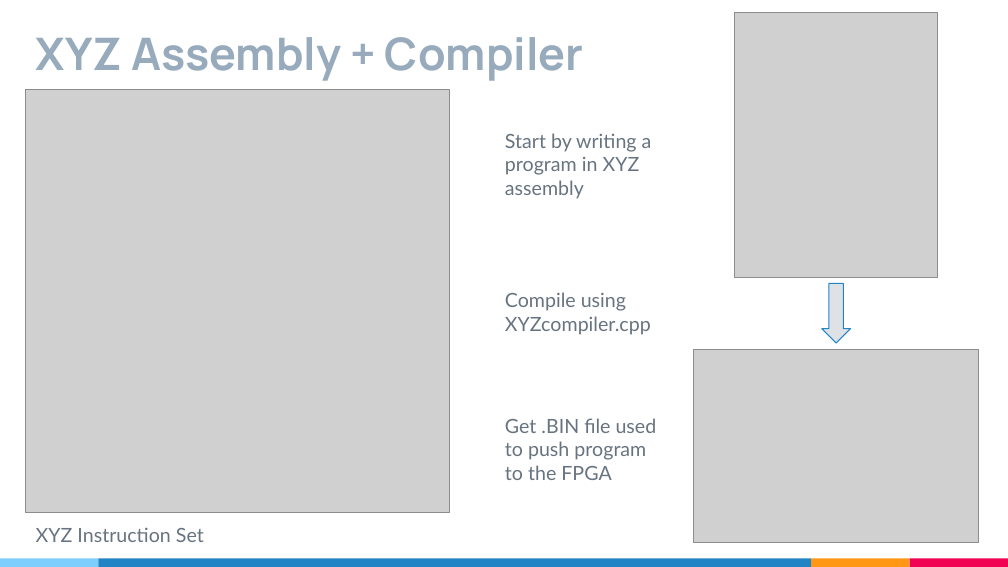
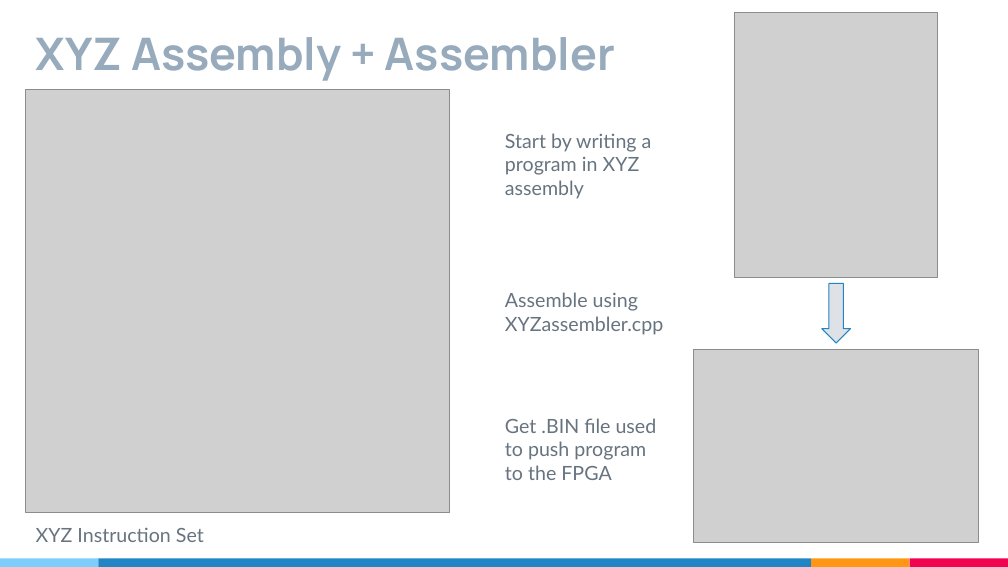
Before and after one commit to mwae-bu/EC311-XYZ-Final_Project, a slide deck: slide 8 of EC311 XYZ Final Project Presentation.pptx. Drawn at 1008x567 pixels with LibreOffice and Linux fonts; fonts in the diff are those of the drawing; grey boxes stand for pictures. Boxes give left, top, right and bottom in pixels: in the first picture for what was removed or moved away, otherwise in the second. Text is boxed around its words. In the diff, an @@ line names an element or a change of style, - is before the commit and + after.

```diff
--- a/EC311 XYZ Final Project Presentation.pptx
+++ b/EC311 XYZ Final Project Presentation.pptx
@@ title at <box>36,37,615,81</box>: text changed @@
-XYZ Assembly + Compiler
+XYZ Assembly + Assembler
@@ text at <box>505,292,663,335</box>: text changed @@
-Compile using XYZcompiler.cpp
+Assemble using XYZassembler.cpp
```
Also in this commit, not shown: 7 other slides changed.
